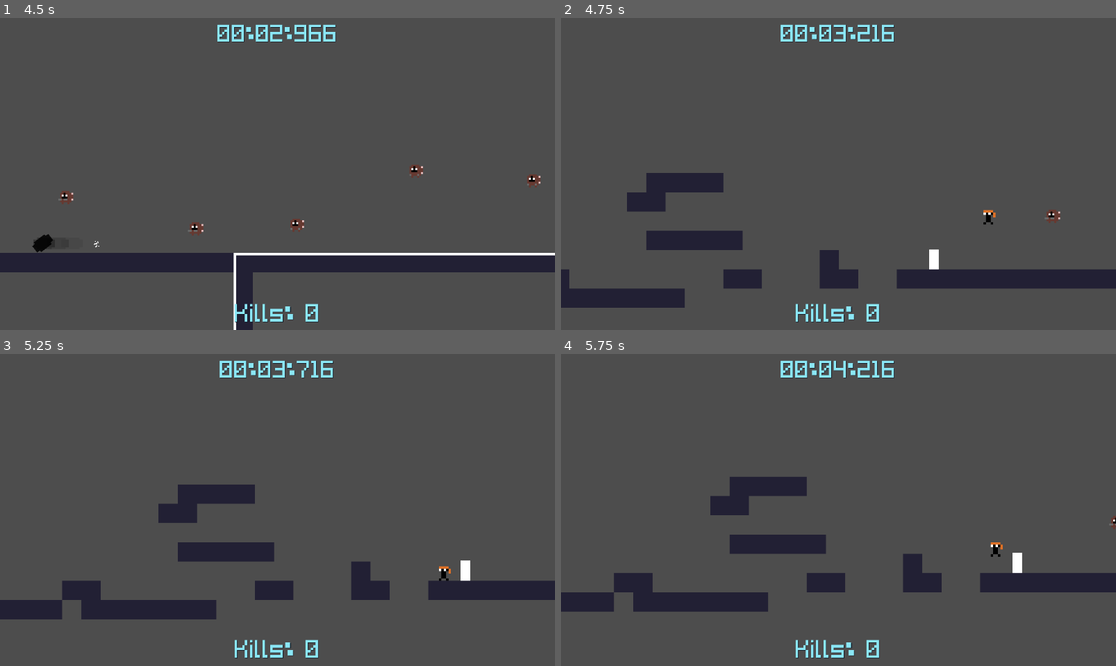
Above: before the commit, frames 1-4 (two rows, left to right).
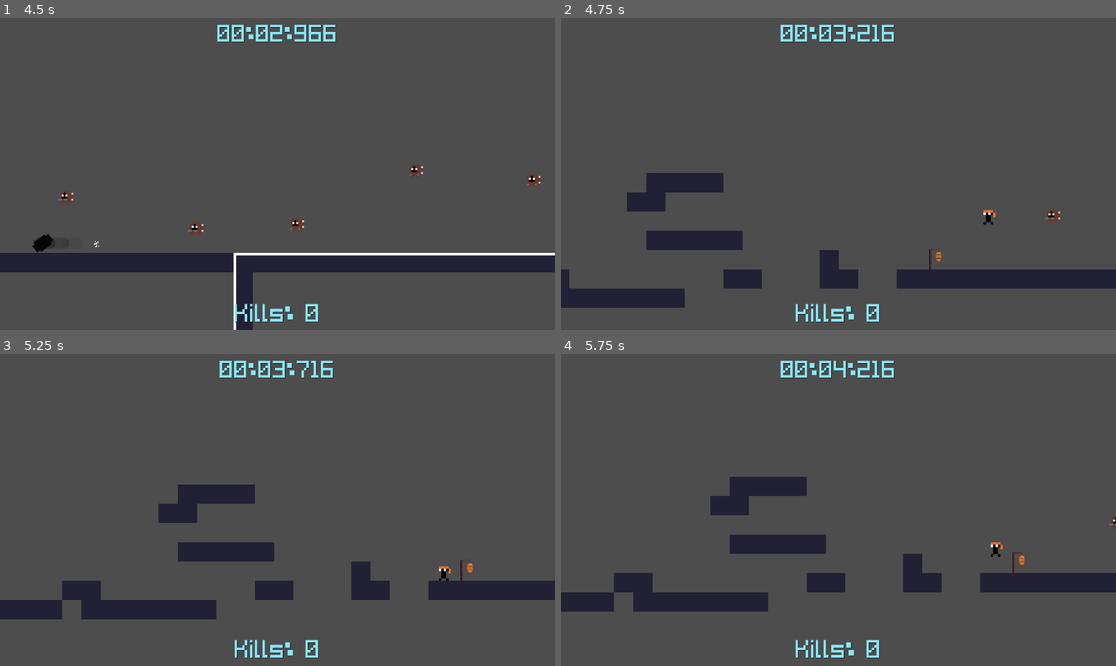
Above: after the commit, the same moments.

Repository: randemlyy/kinetic-shift
Game: Godot game, scene res://Scenes/F1aze23/MainMenu.tscn
Two runs of this game, one before a commit and one after it. Both use one fixed random seed, a clock stepped at 60 frames per second and the inputs below.
Inputs (mouse positions are in pixels of both pictures, inside the frame that each line leads up to):
- Up to frame 1 (4.5 s): click "PLAY" at 0.5 s; click "TestLevel2.tscn" at 1.25 s; tap Enter at 2 s; move the mouse to (249, 236) at 2.02 s; hold W (move_up) 2.03-3.53 s; tap Shift (dash) at 2.1, 4.35 s; click (249, 236) at 2.17 s; tap Space (jump) at 2.27, 3.02 s; move the mouse to (444, 220) at 2.77 s; tap R at 2.85 s; move the mouse to (111, 127) at 3.52 s; hold A (move_left) from 3.53 s (still down); tap Alt at 3.6 s; move the mouse to (305, 174) at 4.27 s; click (305, 174) at 4.42 s
- Up to frame 2 (4.75 s): keep holding A (move_left); tap Space (jump) at 4.52 s
- Up to frame 3 (5.25 s): move the mouse to (194, 432) at 5.02 s; release A (move_left) at 5.03 s; hold S (move_down) from 5.03 s (still down); hold R from 5.03 s (still down)
- Up to frame 4 (5.75 s): keep holding S (move_down); keep holding R; tap Space (jump) at 5.27 s

Frame 1 is identical in both runs. In frame 2, 0.1% of the frame differs, in the area x 66-69%, y 74-81%; in frame 3, 0.1%, in the area x 82-86%, y 65-73%; in frame 4, 0.1%.

Commit message:
added lantern

Diff:
--- a/kinetic-shift/Scenes/F1aze23/Lantern.tscn
+++ b/kinetic-shift/Scenes/F1aze23/Lantern.tscn
@@ -1,22 +1,21 @@
 [gd_scene format=3 uid="uid://dtfdj22vw6hd3"]
 
 [ext_resource type="Script" uid="uid://uj432qstnd4o" path="res://Scripts/F1aze23/lantern.gd" id="1_jdbmk"]
-
-[sub_resource type="BoxMesh" id="BoxMesh_v20nk"]
-size = Vector3(20, 53, 1)
+[ext_resource type="Texture2D" uid="uid://b2tfiesw42n6n" path="res://Assets/Sprites/Spritesheets/lantern/Sprite-0004.png" id="2_v20nk"]
 
 [sub_resource type="RectangleShape2D" id="RectangleShape2D_r03ow"]
-size = Vector2(20, 53)
+size = Vector2(40, 57)
 
 [node name="Lantern" type="Area2D" unique_id=1057265646]
 script = ExtResource("1_jdbmk")
-
-[node name="MeshInstance2D" type="MeshInstance2D" parent="." unique_id=1586618783]
-position = Vector2(0, -16)
-mesh = SubResource("BoxMesh_v20nk")
 
 [node name="CollisionShape2D" type="CollisionShape2D" parent="." unique_id=1635912040]
 position = Vector2(0, -16.5)
 shape = SubResource("RectangleShape2D_r03ow")
 
+[node name="Sprite2D" type="Sprite2D" parent="." unique_id=1734293716]
+position = Vector2(0, -16)
+scale = Vector2(0.3, 0.3)
+texture = ExtResource("2_v20nk")
+
 [connection signal="body_entered" from="." to="." method="_on_body_entered"]
Binary file added: kinetic-shift/Assets/Sprites/Spritesheets/lantern/Sprite-0004.png
Not shown, added: kinetic-shift/Assets/Sprites/Spritesheets/lantern/Sprite-0004.png.import
Binary file added: kinetic-shift/Assets/Sprites/Spritesheets/lantern/Sprite-0005.png
Not shown, added: kinetic-shift/Assets/Sprites/Spritesheets/lantern/Sprite-0005.png.import
Binary file added: kinetic-shift/Assets/Sprites/Spritesheets/lantern/Sprite-0006.png
Not shown, added: kinetic-shift/Assets/Sprites/Spritesheets/lantern/Sprite-0006.png.import
Binary file added: kinetic-shift/Assets/Sprites/Spritesheets/lantern/Sprite-0007.png
Not shown, added: kinetic-shift/Assets/Sprites/Spritesheets/lantern/Sprite-0007.png.import
Binary file added: kinetic-shift/Assets/Sprites/Spritesheets/lantern/Sprite-0008.png
Not shown, added: kinetic-shift/Assets/Sprites/Spritesheets/lantern/Sprite-0008.png.import
Binary file added: kinetic-shift/Assets/Sprites/Spritesheets/lantern/Sprite-0009.png
Not shown, added: kinetic-shift/Assets/Sprites/Spritesheets/lantern/Sprite-0009.png.import
(and 12 more such lines)
